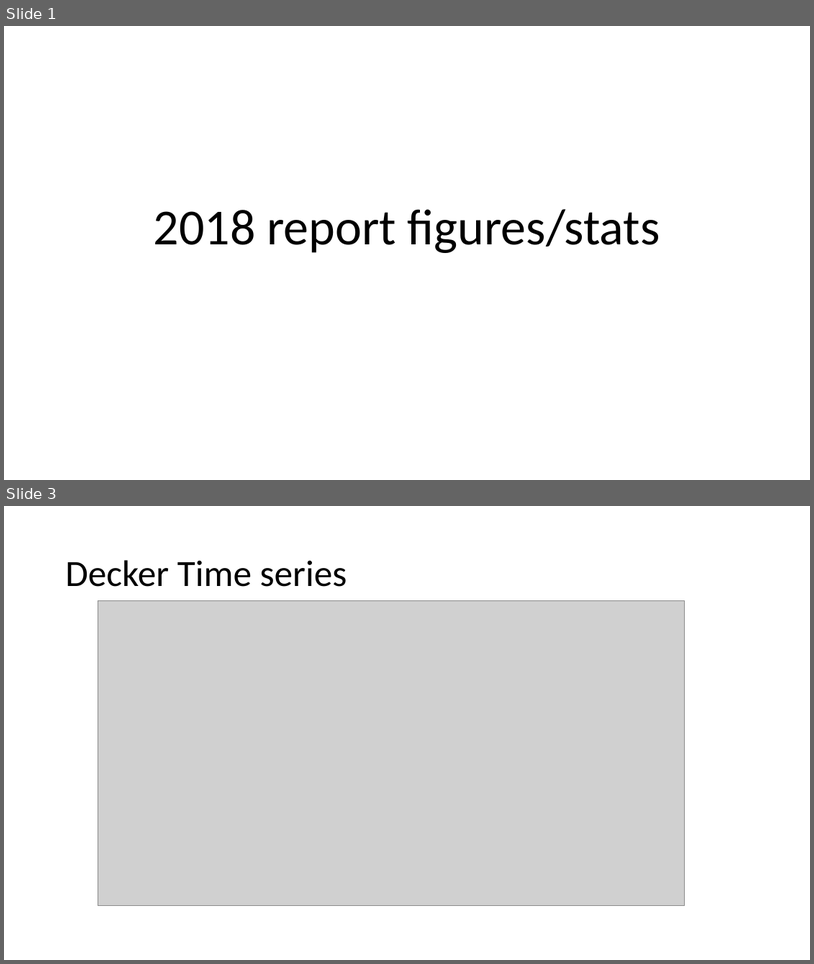
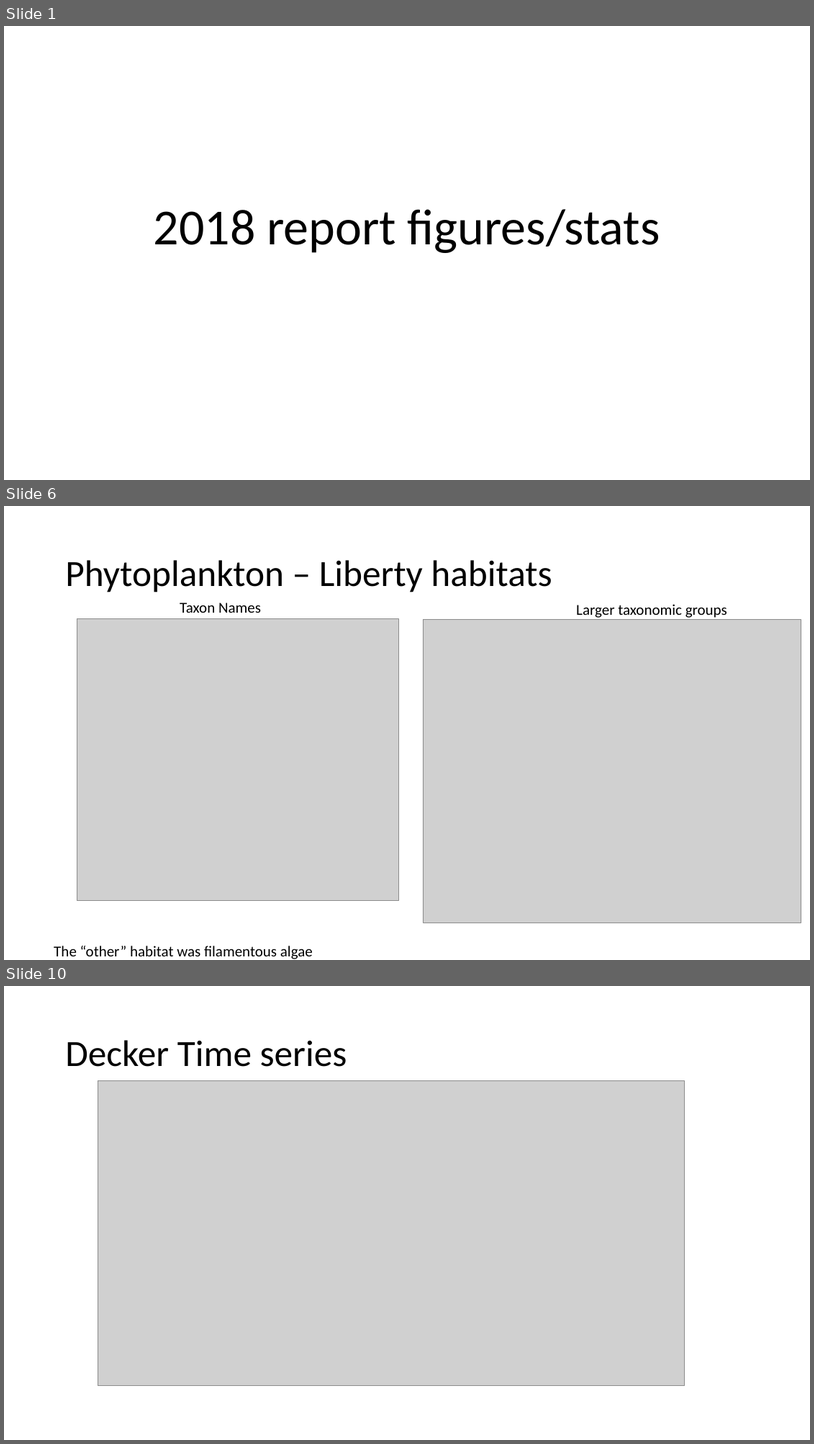
Before and after one commit to rosehartman/FRPreport2018, a slide deck: May phase IV analyses.pptx. Shown one above the other, each under a label of ours: slides 1 and 3 before the commit, slides 1, 6 and 10 after it; the slides between them are not shown. The pictures are 814x964 and 814x1444 pixels, drawn with LibreOffice and Linux fonts; fonts in the diff are those of the drawing; grey boxes stand for pictures. Boxes give left, top, right and bottom in pixels: in the first picture for what was removed or moved away, otherwise in the second. Text is boxed around its words. In the diff, an @@ line names an element or a change of style, - is before the commit and + after.

Commit message:
This is a shitty commit with too much in it. I updated the report, split out the univariate stats by gear type, fixed the spelling on Sac-San Joaquin, and did some other stuff.

```diff
--- a/May phase IV analyses.pptx
+++ b/May phase IV analyses.pptx
@@ slide 6 added at (4, 506, 810, 960), background #FFFFFF @@
@@ title added at (65, 560, 552, 592), 44 pt, text #000000 @@
+Phytoplankton – Liberty habitats
@@ text added at (180, 602, 261, 613), 18 pt, text #000000 @@
+Taxon Names
@@ text added at (576, 604, 728, 618), 18 pt, text #000000 @@
+Larger taxonomic groups
@@ picture added at (77, 619, 399, 901) @@
@@ picture added at (423, 619, 801, 922) @@
@@ text added at (54, 945, 313, 959), 18 pt, text #000000 @@
+The “other” habitat was filamentous algae
@@ what was slide 3 is now slide 10 @@
```
Also in this commit, not shown: 1 slide changed, 6 other slides added, 1 slide removed, 10 other files.
